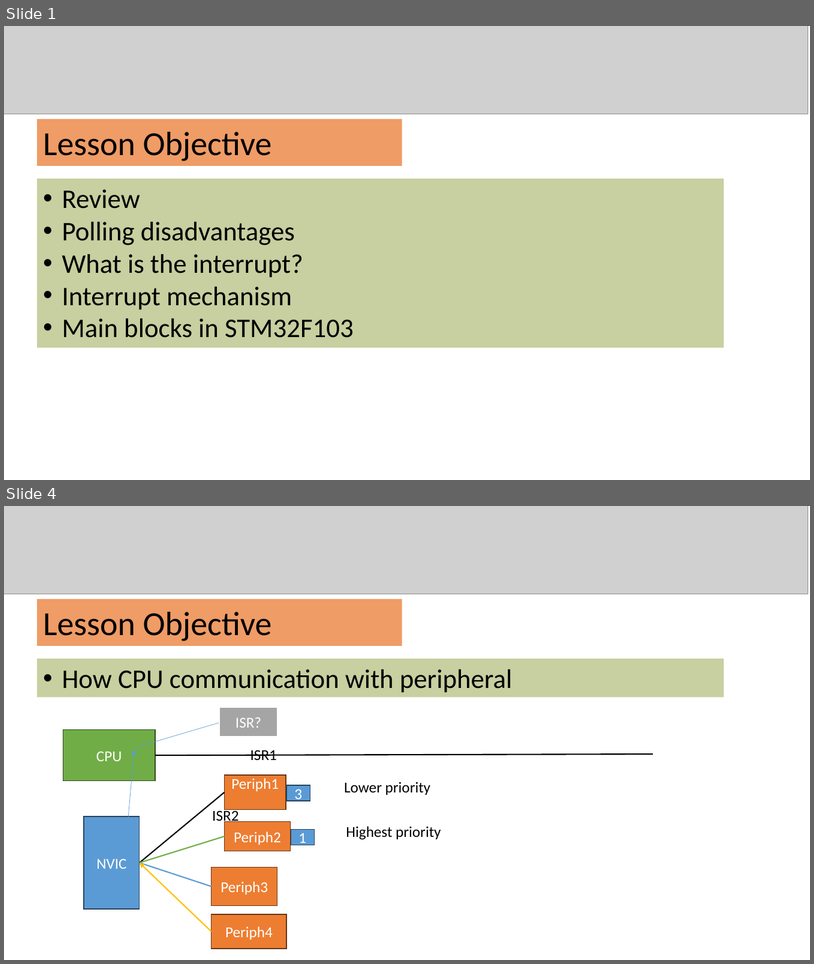
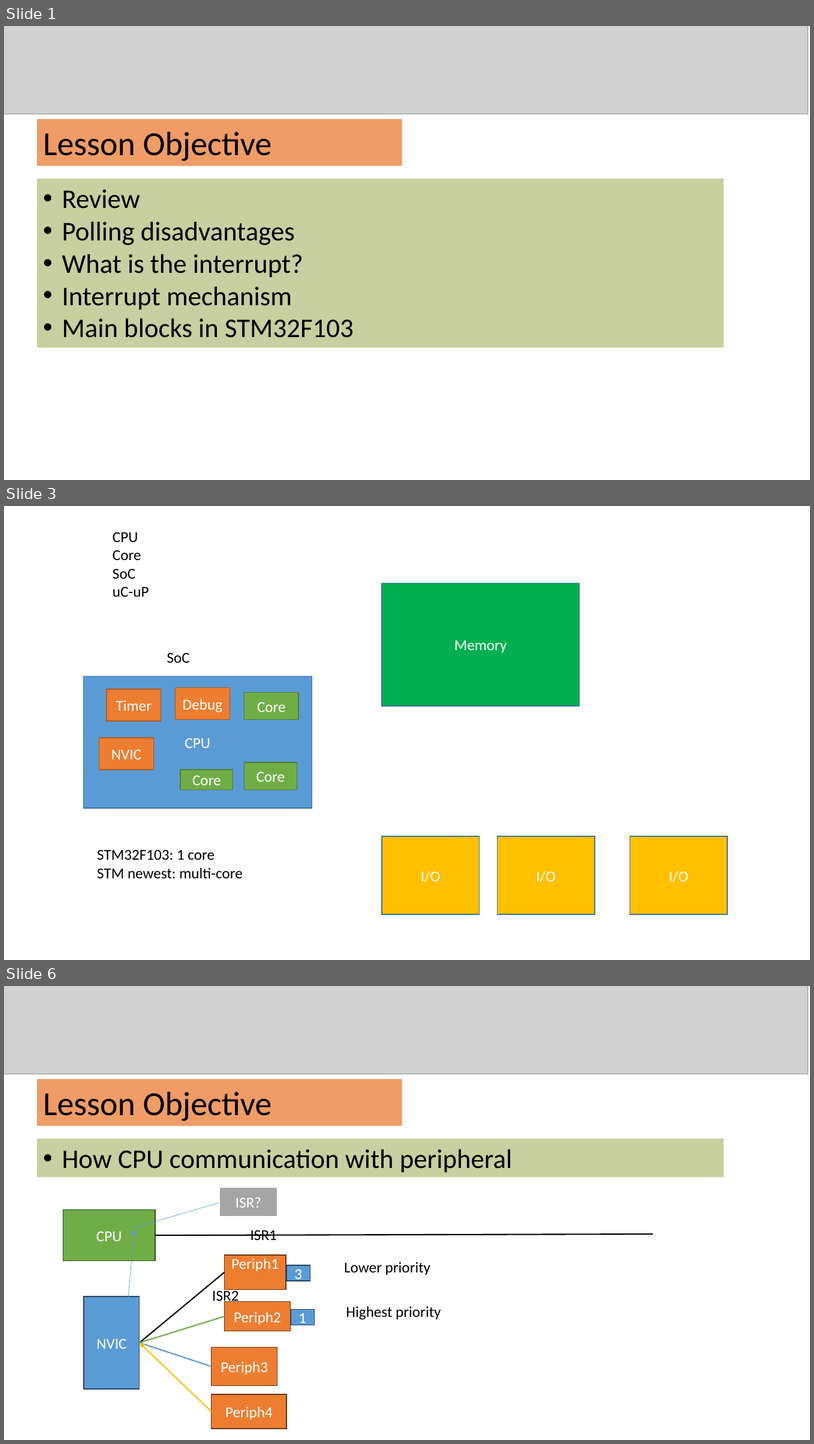
Before and after one commit to DKensin/Mentor, a slide deck: Slide/MicroController/10.Interrupt.pptx. Shown one above the other, each under a label of ours: slides 1 and 4 before the commit, slides 1, 3 and 6 after it; the slides between them are not shown. The pictures are 814x964 and 814x1444 pixels, drawn with LibreOffice and Linux fonts; fonts in the diff are those of the drawing; grey boxes stand for pictures. Boxes give left, top, right and bottom in pixels: in the first picture for what was removed or moved away, otherwise in the second. Text is boxed around its words. In the diff, an @@ line names an element or a change of style, - is before the commit and + after.

```diff
--- a/Slide/MicroController/10.Interrupt.pptx
+++ b/Slide/MicroController/10.Interrupt.pptx
@@ slide 3 added at box(4, 506, 810, 960), background #FFFFFF @@
@@ text added at box(113, 532, 149, 597), 18 pt, text #000000 @@
+CPU
+Core
+SoC
+uC-uP
@@ rectangle added at box(382, 583, 580, 706), fill #00B050, outline #43739E 1 pt, 18 pt, text #FFFFFF @@
+Memory
@@ text added at box(167, 652, 190, 663), 18 pt, text #000000 @@
+SoC
@@ rectangle added at box(83, 676, 312, 808), fill #5B9BD5, outline #43739E 1 pt, 18 pt, text #FFFFFF @@
+CPU
@@ rectangle added at box(107, 690, 161, 721), fill #ED7D31, outline #AF5C24 1 pt, 18 pt, text #FFFFFF @@
+Timer
@@ rectangle added at box(176, 687, 230, 719), fill #ED7D31, outline #AF5C24 1 pt, 18 pt, text #FFFFFF @@
+Debug
@@ rectangle added at box(244, 693, 299, 720), fill #70AD47, outline #538035 1 pt, 18 pt, text #FFFFFF @@
+Core
@@ rectangle added at box(99, 738, 153, 769), fill #ED7D31, outline #AF5C24 1 pt, 18 pt, text #FFFFFF @@
+NVIC
@@ rectangle added at box(180, 770, 233, 790), fill #70AD47, outline #538035 1 pt, 18 pt, text #FFFFFF @@
+Core
@@ rectangle added at box(244, 762, 297, 790), fill #70AD47, outline #538035 1 pt, 18 pt, text #FFFFFF @@
+Core
@@ rectangle added at box(382, 837, 479, 915), fill #FFC000, outline #43739E 1 pt, 18 pt, text #FFFFFF @@
+I/O
@@ rectangle added at box(498, 837, 595, 915), fill #FFC000, outline #43739E 1 pt, 18 pt, text #FFFFFF @@
+I/O
@@ rectangle added at box(630, 837, 728, 915), fill #FFC000, outline #43739E 1 pt, 18 pt, text #FFFFFF @@
+I/O
@@ text added at box(97, 849, 243, 879), 18 pt, text #000000 @@
+STM32F103: 1 core
+STM newest: multi-core
@@ what was slide 4 is now slide 6 @@
```
Also in this commit, not shown: 2 slides changed, 1 other slide added.
